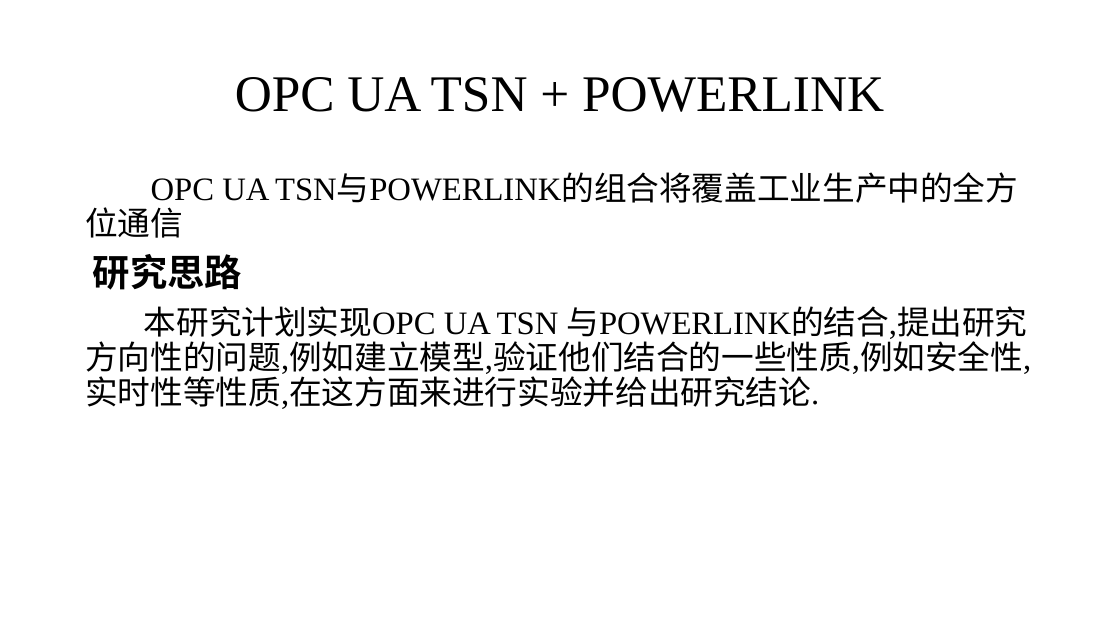
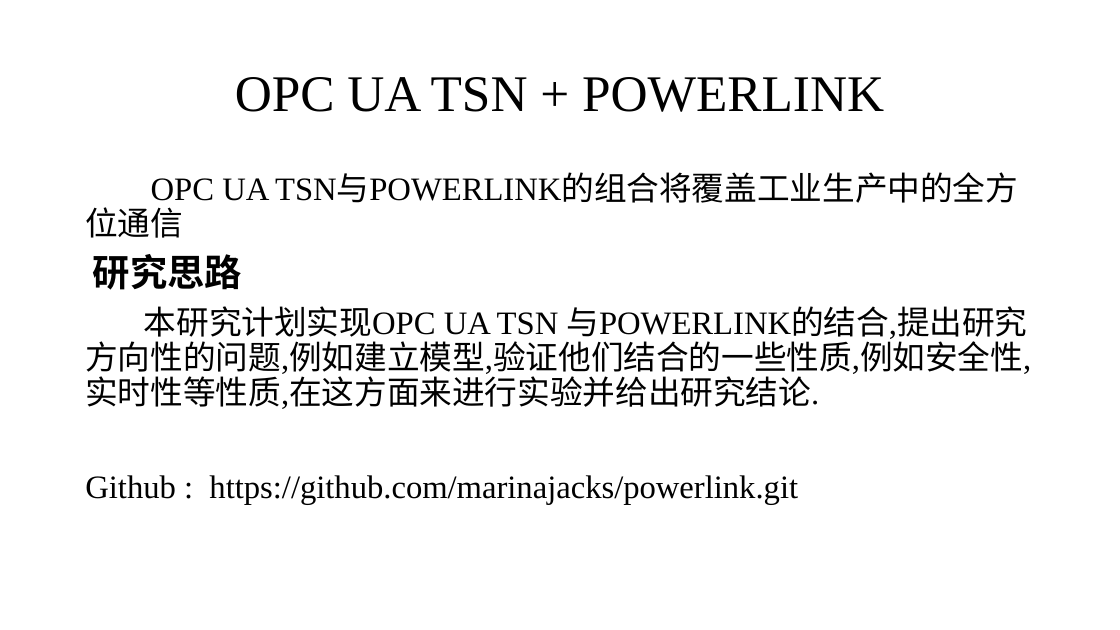
Before and after one commit to marinajacks/powerlink, a slide deck: slide 11 of 研究组会/组会2.pptx. Drawn at 1120x630 pixels with LibreOffice and Linux fonts; fonts in the diff are those of the drawing. Boxes give left, top, right and bottom in pixels: in the first picture for what was removed or moved away, otherwise in the second. Text is boxed around its words. In the diff, an @@ line names an element or a change of style, - is before the commit and + after.

```diff
--- a/研究组会/组会2.pptx
+++ b/研究组会/组会2.pptx
@@ text at (85,475,798,505): paragraph added @@
+Github : https://github.com/marinajacks/powerlink.git
```
Also in this commit, not shown: 4 other slides changed.
